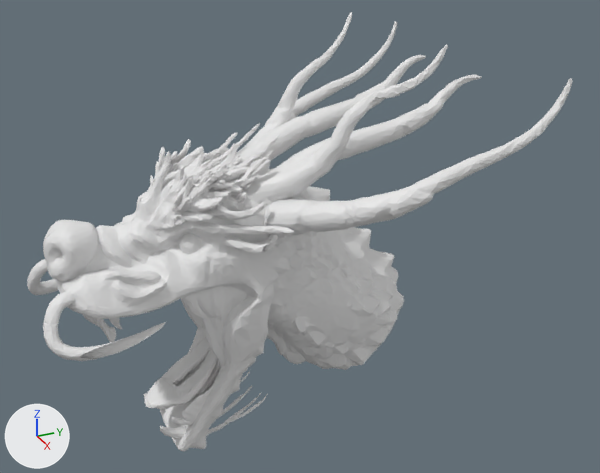
The glTF model public/models/dragon_head.glb as it was, and as the next commit left it.
Rendered twice from a 50 mm lens placed at (1.356, -0.601, 0.679), pointed at (0.019, 0.001, 0.011). The lights are fixed; the arrows at lower left show +X, +Y and +Z. The first picture is the older version. Both versions are drawn at full value of the shape key 'jawOpen' of 'dragon_head'; the numbers are the values there. Vertices at exactly the same position are counted once.

Names of what the first picture shows: 'dragon_head'.
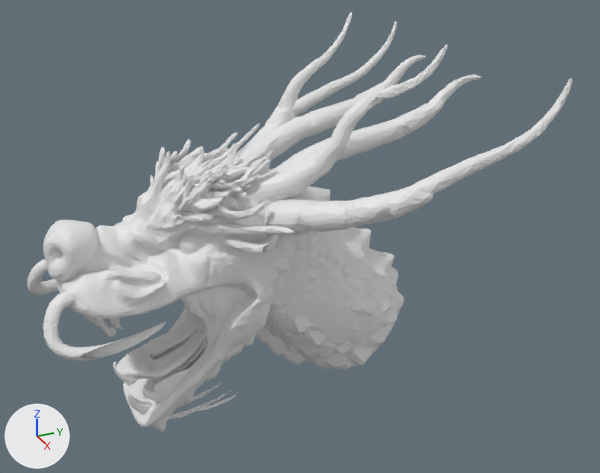
What differs and where, as boxes [x1, y1, x2, y2] in the pictures (600 x 473 px; the box of a moved part takes in the faces that stretch with it):
'dragon_head', reshaped: before [27, 12, 573, 451]; after [27, 12, 573, 432]
part 1 of me_dragon_head, moved or reshaped: before [144, 298, 306, 451]; after [113, 298, 306, 432]
part 2 of me_dragon_head, moved or reshaped: before [102, 326, 117, 343]; after [102, 326, 116, 337]

Edits to the bpy script that builds the scene:
```text
Change me_dragon_head:
    used by ob_dragon_head; location = (0.0, 0.0, 0.0)
    remove me_dragon_head.from_pydata(...)  # 22596 vertices, 44923 faces; spans x -0.294..0.294, y -0.5..0.378, z -0.404..0.393
    add me_dragon_head.from_pydata(...)  # 22596 vertices, 44923 faces; spans x -0.294..0.294, y -0.5..0.378, z -0.337..0.393
    me_dragon_head part 1: 4318 of 22596 vertices moved; they spanned x -0.117..0.117, y -0.324..-0.027, z -0.404..-0.089 and now span x -0.117..0.117, y -0.371..-0.028, z -0.337..-0.088; mean shift (0.0, -0.04, 0.047); largest move (-0.018, -0.278, -0.383) -> (-0.018, -0.353, -0.3)
    me_dragon_head part 2: all 23 vertices in x -0.057..0.056, y -0.393..-0.374, z -0.113..-0.088 are scaled about their middle by (1, 0.993, 0.519), then moved by (0.0, 0.0, 0.007)
```
